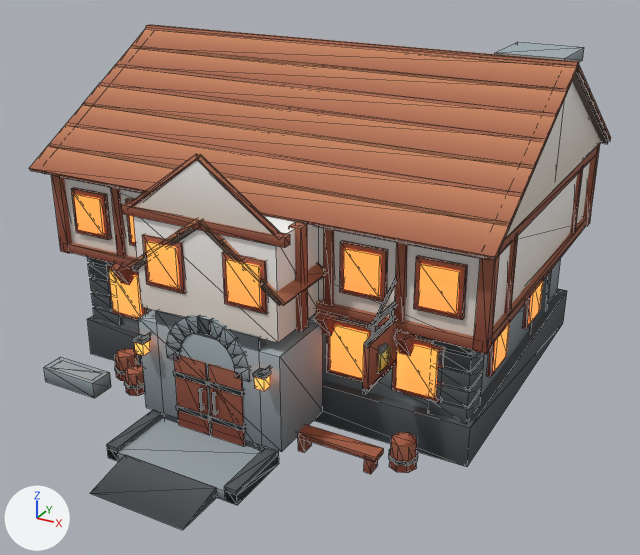
Renders of the glTF model assets/props/tavern.glb from each side of a commit.
Before and after are seen from a 50 mm lens placed at (15.1, -28.7, 16.9), pointed at (1.0, -3.1, 4.1). Arrows for +X, +Y and +Z are at lower left; the lights stay in place. The picture after the commit comes second. Mesh edges are drawn as thin lines. Vertices at exactly the same position are counted once.

In view in the first picture: 'tavern'.
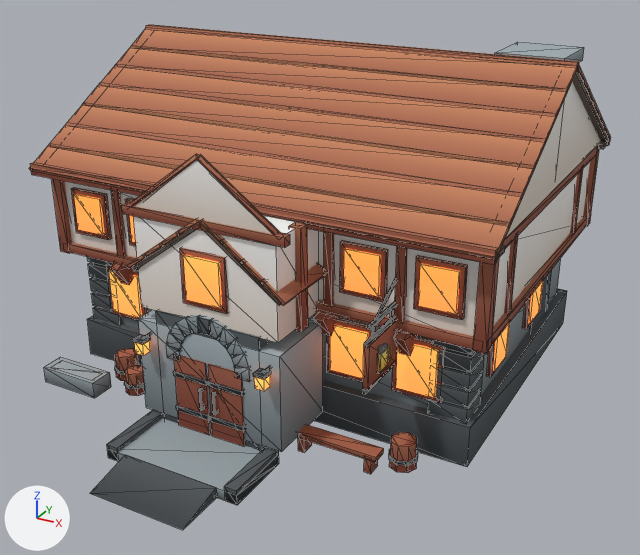
Location of each change, [x1, y1, x2, y2] in pixels of the pictures (640 x 555 px):
part 1 of me_tavern_part, added: after [497, 245, 505, 259]
part 2 of me_tavern_part, added: after [30, 162, 498, 265]
part 3 of me_tavern_part, added: after [598, 141, 608, 149]
part 4 of me_tavern_part, added (brown): after [180, 247, 228, 314]
part 5 of me_tavern_part, added (orange): after [183, 254, 222, 308]
part 6 of me_tavern_part, deleted (orange): before [146, 241, 180, 288]
part 7 of me_tavern_part, deleted (orange): before [226, 259, 261, 309]
part 8 of me_tavern_part, deleted (brown): before [142, 234, 186, 294]
part 9 of me_tavern_part, deleted (brown): before [222, 251, 268, 314]

What the commit changed:
me_tavern_part is used by ob_tavern; location (0.0, 0.0, 0.0).
me_tavern_part had 1704 vertices, 2664 faces and spanned x -8.6..8.6, y -12.6..7.1, z 0.0..11.9.
me_tavern_part now has 1720 vertices, 2688 faces and spans x -8.6..8.6, y -12.6..7.1, z 0.0..11.9.
me_tavern_part part 1: a new loose piece, a box spanning x -8.5..8.5, y -6.9..-6.05, z 7.59..7.77, in mat_dungeon (picture img_dungeon_texture).
me_tavern_part part 2: a new loose piece, a box spanning x -8.52..8.52, y -7.0..-6.8, z 7.55..7.97, in mat_dungeon (picture img_dungeon_texture).
me_tavern_part part 3: a new loose piece, a box spanning x -8.5..8.5, y 6.05..6.9, z 7.59..7.77, in mat_dungeon (picture img_dungeon_texture).
me_tavern_part part 4: a new loose piece, a box spanning x -0.82..0.82, y -8.67..-8.51, z 4.98..6.82, in mat_dungeon (picture img_dungeon_texture).
me_tavern_part part 5: a new loose piece, a box spanning x -0.65..0.65, y -8.74..-8.44, z 5.15..6.65, in mat_dungeon_glow_003.
me_tavern_part part 6: the loose piece of 8 vertices spanning x -2.1..-0.9, y -8.7..-8.4, z 5.5..6.8 is deleted.
me_tavern_part part 7: the loose piece of 8 vertices spanning x 0.9..2.1, y -8.7..-8.4, z 5.5..6.8 is deleted.
me_tavern_part part 8: the loose piece of 8 vertices spanning x -2.2..-0.8, y -8.7..-8.5, z 5.3..7.0 is deleted.
me_tavern_part part 9: the loose piece of 8 vertices spanning x 0.8..2.2, y -8.7..-8.5, z 5.3..7.0 is deleted.
Other edits to the shape of me_tavern_part do not show in these pictures.
